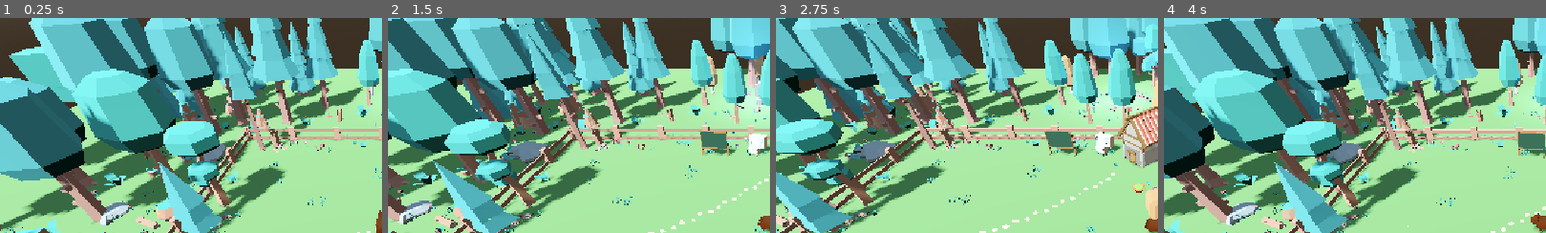
Above: before the commit, frames 1-4 (left to right).
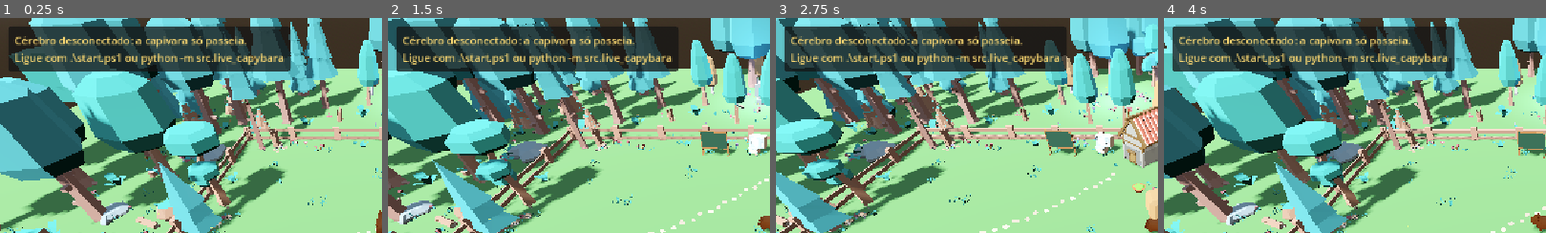
Above: after the commit, the same moments.

Repository: MatheusPatricioo/capivara-ia
Game: Godot game, scene res://scenes/world.tscn
Two runs of this game, one before a commit and one after it. Both use one fixed random seed, a clock stepped at 60 frames per second and the inputs below.
Inputs (mouse positions are % of the whole screen's width and height, from its top left):
- Up to frame 1 (0.25 s): no input
- Up to frame 2 (1.5 s): move the mouse to (72, 45) at 0.52 s; hold D (move_right) 0.53-1.28 s; hold Tab (toggle_control_mode) 0.53-1.28 s; click (72, 45) at 0.67 s; move the mouse to (30, 55) at 1.27 s; hold S (move_backward) from 1.28 s (still down); tap Tab (toggle_control_mode) at 1.35 s; click (30, 55) at 1.42 s
- Up to frame 3 (2.75 s): move the mouse to (60, 28) at 2.02 s; release S (move_backward) at 2.03 s; hold D (move_right) from 2.03 s (still down); hold Tab (toggle_control_mode) from 2.03 s (still down); click (60, 28) at 2.17 s
- Up to frame 4 (4 s): move the mouse to (45, 70) at 2.77 s; release D (move_right) at 2.78 s; release Tab (toggle_control_mode) at 2.78 s; hold W (move_forward) 2.78-3.53 s; tap Tab (toggle_control_mode) at 2.85 s; click (45, 70) at 2.92 s; move the mouse to (80, 65) at 3.52 s; hold A (move_left) from 3.53 s (still down); hold Tab (toggle_control_mode) from 3.53 s (still down); click (80, 65) at 3.67 s
The pictures show only the part of the screen within x 0-50%, y 0-50%; the shares and areas given below are measured in that part.

The runs differ from the first frame. In frame 1, 15% of the frame differs, in the area x 2-77%, y 4-25%; in frame 2, 15%; in frame 3, 15%; in frame 4, 15%.

Commit message:
feat: warn in the world while the brain is disconnected

Diff:
--- a/world/project.godot
+++ b/world/project.godot
@@ -18,6 +18,7 @@
 [autoload]
 
 Brain="*res://scripts/brain/brain_connection.gd"
+BrainStatus="*res://scripts/brain/brain_status_banner.gd"
 
 [display]
 
--- /dev/null
+++ b/world/scripts/brain/brain_status_banner.gd
@@ -0,0 +1,52 @@
+extends CanvasLayer
+
+## A small warning over the world while the brain (the Python service) is offline.
+## Without the brain the capybara only wanders: nobody decides to research, save or draw,
+## and nothing on screen said why. Registered as the autoload "BrainStatus", after "Brain".
+## It only shows the connection state: no AI logic lives here.
+
+const OFFLINE_TEXT: String = (
+	"Cérebro desconectado: a capivara só passeia.\n"
+	+ "Ligue com .\\start.ps1 ou python -m src.live_capybara"
+)
+## Above the 3D world, below the chalkboard and computer screens (layer 10).
+const DRAW_LAYER: int = 5
+const SCREEN_MARGIN: Vector2 = Vector2(12, 12)
+const PADDING: int = 10
+const CORNER_RADIUS: int = 6
+const BACKGROUND_COLOR: Color = Color(0.08, 0.08, 0.08, 0.75)
+const TEXT_COLOR: Color = Color(1.0, 0.86, 0.45)
+
+var _panel: PanelContainer
+
+
+## The brain starts disconnected and only signals changes, so the warning starts visible.
+func _ready() -> void:
+	layer = DRAW_LAYER
+	_panel = _create_panel()
+	add_child(_panel)
+	Brain.connection_changed.connect(_on_connection_changed)
+
+
+func _on_connection_changed(is_connected: bool) -> void:
+	_panel.visible = not is_connected
+
+
+func _create_panel() -> PanelContainer:
+	var panel: PanelContainer = PanelContainer.new()
+	panel.position = SCREEN_MARGIN
+	panel.mouse_filter = Control.MOUSE_FILTER_IGNORE
+	panel.add_theme_stylebox_override("panel", _create_background())
+	var label: Label = Label.new()
+	label.text = OFFLINE_TEXT
+	label.add_theme_color_override("font_color", TEXT_COLOR)
+	panel.add_child(label)
+	return panel
+
+
+func _create_background() -> StyleBoxFlat:
+	var background: StyleBoxFlat = StyleBoxFlat.new()
+	background.bg_color = BACKGROUND_COLOR
+	background.set_corner_radius_all(CORNER_RADIUS)
+	background.set_content_margin_all(PADDING)
+	return background
Not shown, added: world/scripts/brain/brain_status_banner.gd.uid
